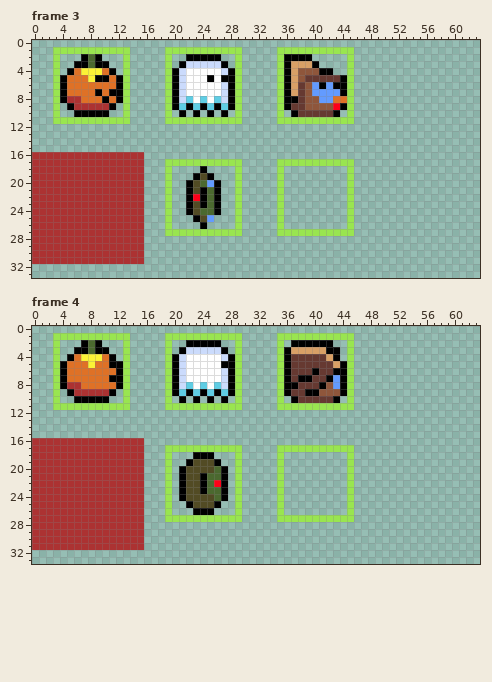
One commit to this pixel-art file: seasonalspin.aseprite. Above is the file before it was changed.
80x48 pixels, 8 frames. Shown: frame 3: x 0..63, y 0..33; frame 4: x 0..63, y 0..33. The commit also changed other frames, which this record leaves out.
The result:
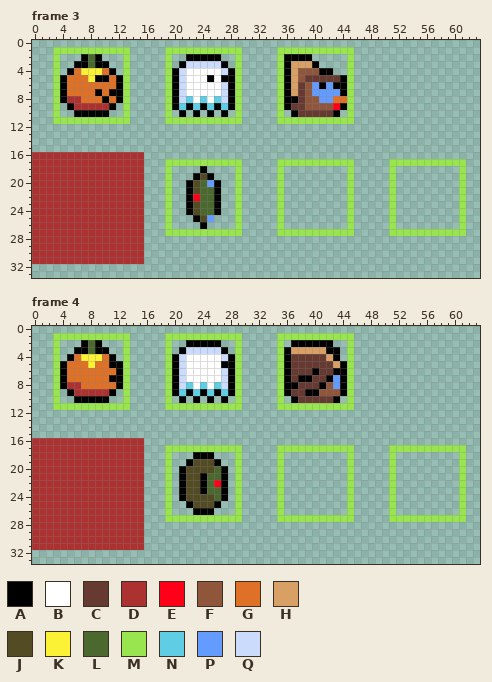
Palette (. is transparent): A #000000  B #ffffff  C #663931  D #ac3232  E #ff0018  F #8f563b  G #df7126  H #d9a066  J #524b24  K #fbf236  L #4b692f  M #99e550  N #5fcde4  P #639bff  Q #cbdbfc
Changes in this commit:
Frame 3, layers "boundary", "Layer 1":
Colour A gives way to colour L in rows 21 to 23 at x 24.
The edit adds colour M in row 17 at x 51 to 61; in rows 18 to 26 at x 51 and 61; in row 27 at x 51 to 61.
Frame 4, layer "boundary":
The edit adds colour M in row 17 at x 51 to 61; in rows 18 to 26 at x 51 and 61; in row 27 at x 51 to 61.
Boxes around the changes in both pictures, in picture pixels (x1, y1, x2, y2):
added: (389, 159, 466, 236)
changed: (200, 187, 207, 208)
added: (389, 445, 466, 522)
